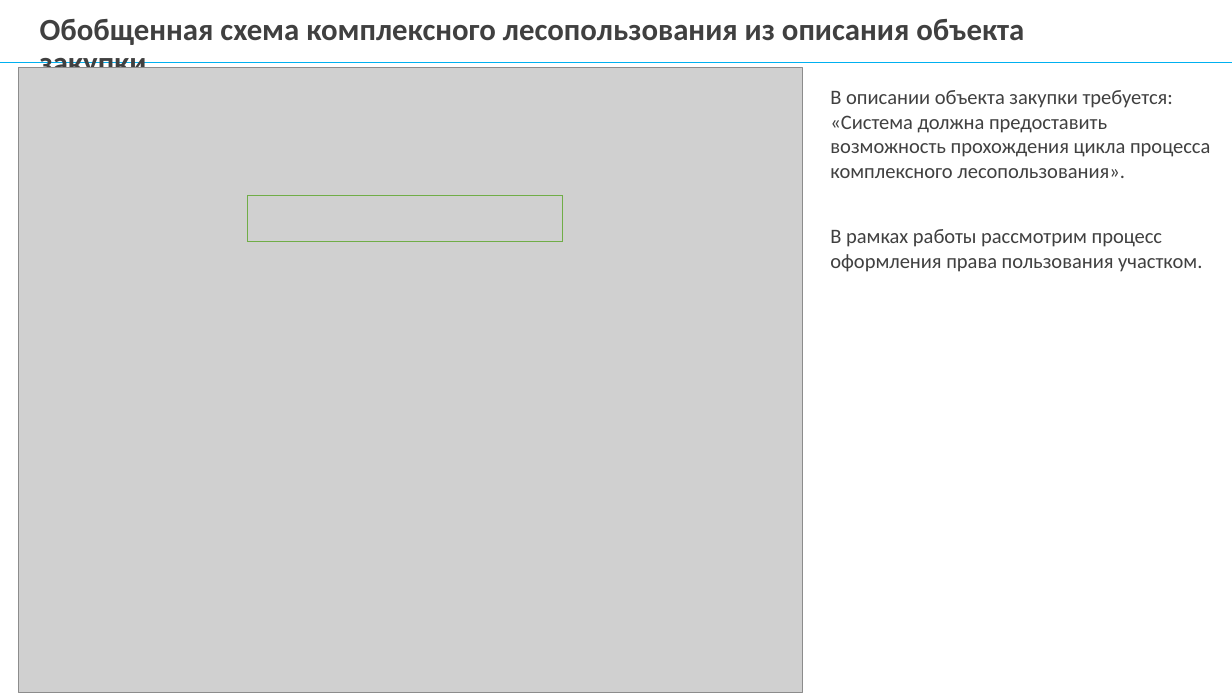
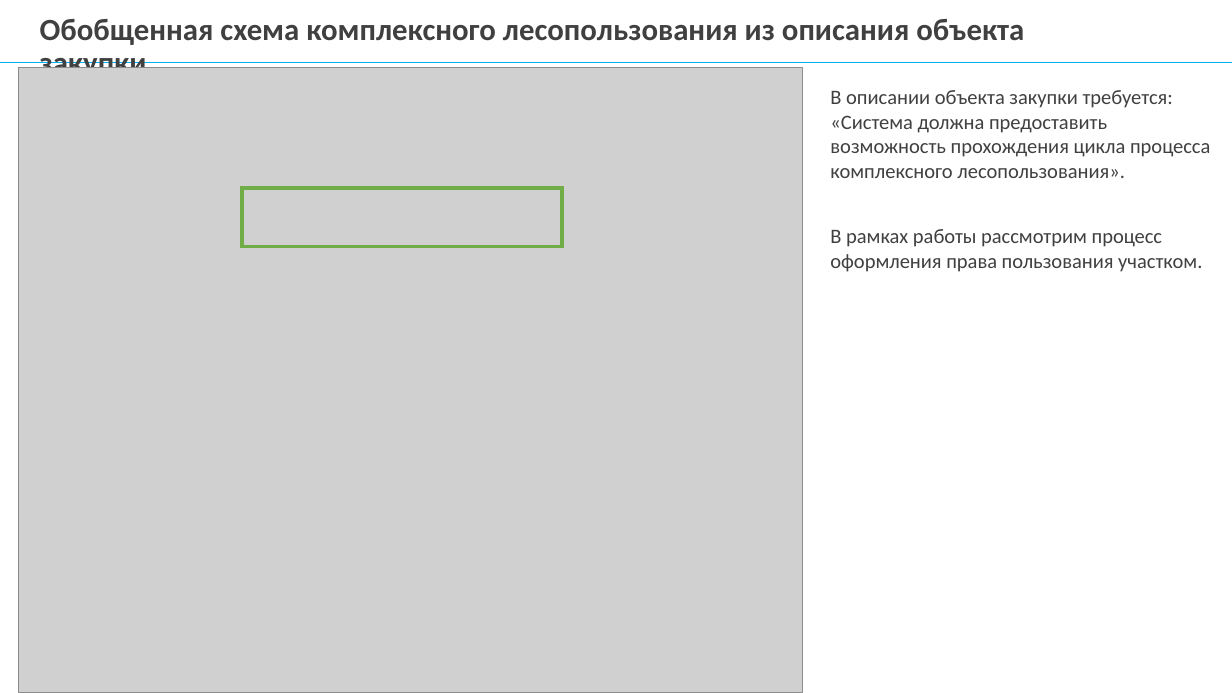
Before and after one commit to mcdodik20008/docs, a slide deck: slide 4 of Презентация диплома.pptx. Drawn at 1232x693 pixels with LibreOffice and Linux fonts; fonts in the diff are those of the drawing; grey boxes stand for pictures; background and template pictures are left out. Boxes give left, top, right and bottom in pixels: in the first picture for what was removed or moved away, otherwise in the second. Text is boxed around its words. In the diff, an @@ line names an element or a change of style, - is before the commit and + after.

Commit message:
Преза и отчет

```diff
--- a/Презентация диплома.pptx
+++ b/Презентация диплома.pptx
@@ rectangle: place and size @@
-rectangle at (248,196,563,242)
+rectangle at (242,189,562,247)
@@ rectangle at (242,189,562,247): outline #70AD47 1 pt to #70AD47 3 pt @@
```
